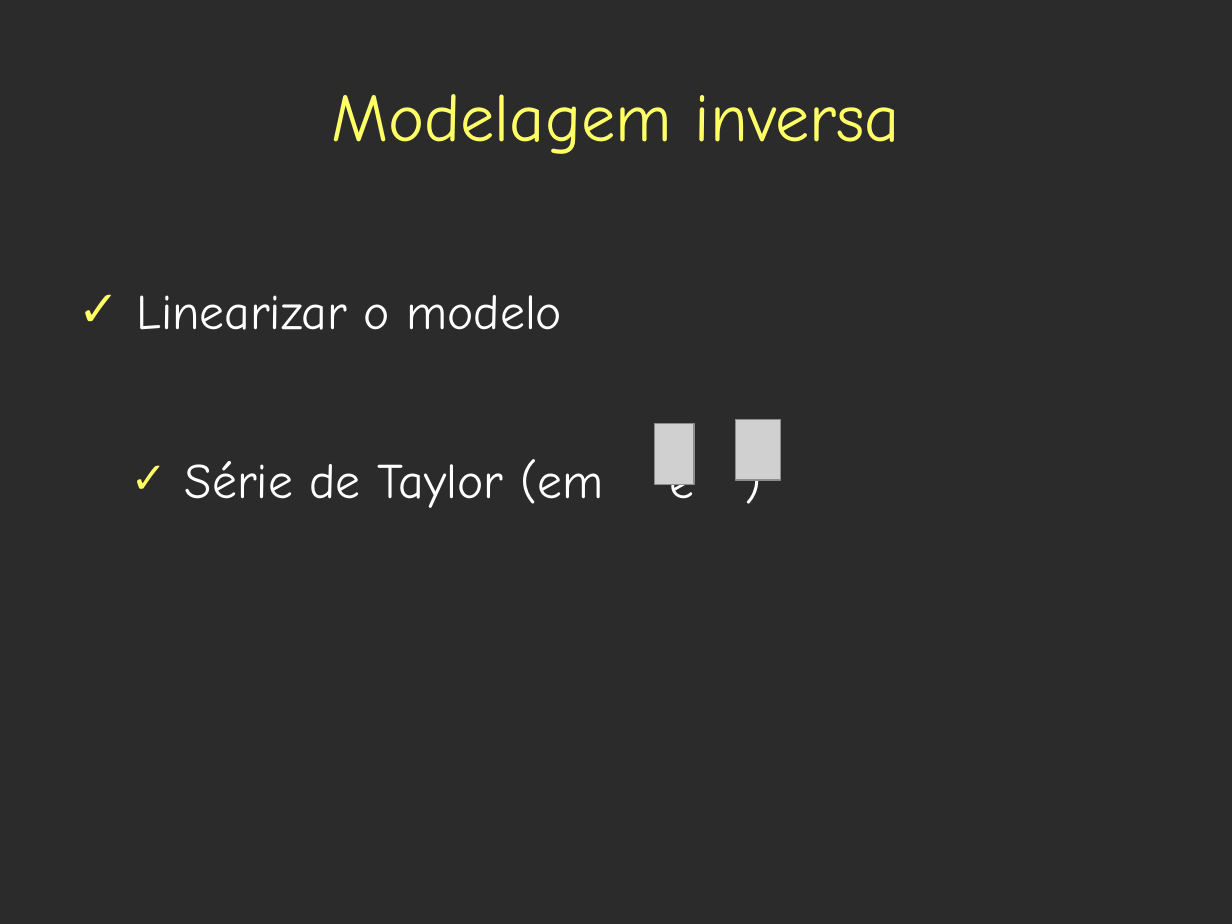
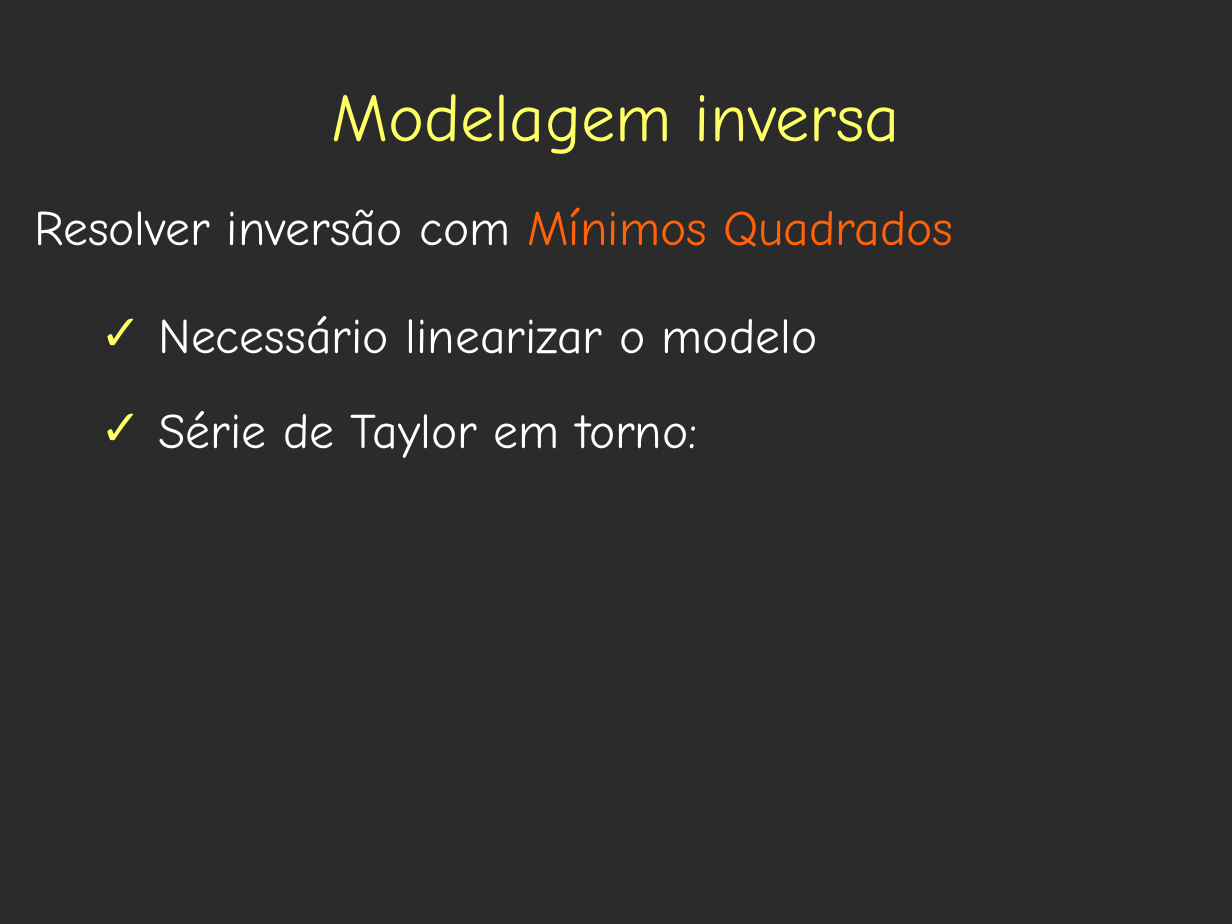
Before and after one commit to leouieda/geothermics, a slide deck: slide 97 of presentations/base_litosfera/estado_termico_lito_subcrustal.odp (slide 95 before the commit). Drawn at 1232x924 pixels with LibreOffice and Linux fonts; fonts in the diff are those of the drawing; grey boxes stand for pictures; background and template pictures are left out; a plain dark background stands for a picture behind light text. Boxes give left, top, right and bottom in pixels: in the first picture for what was removed or moved away, otherwise in the second. Text is boxed around its words. In the diff, an @@ line names an element or a change of style, - is before the commit and + after.

```diff
--- a/presentations/base_litosfera/estado_termico_lito_subcrustal.odp
+++ b/presentations/base_litosfera/estado_termico_lito_subcrustal.odp
@@ text at <box>34,207,953,458</box>: text changed @@
-✓ Linearizar o modelo
-  ✓ Série de Taylor (em e )
+Resolver inversão com Mínimos Quadrados
+  ✓ Necessário linearizar o modelo
+  ✓ Série de Taylor em torno:
@@ picture removed at <box>736,419,781,481</box> @@
@@ picture removed at <box>655,424,695,485</box> @@
```
Also in this commit, not shown: 17 other slides changed, 3 slides added.
